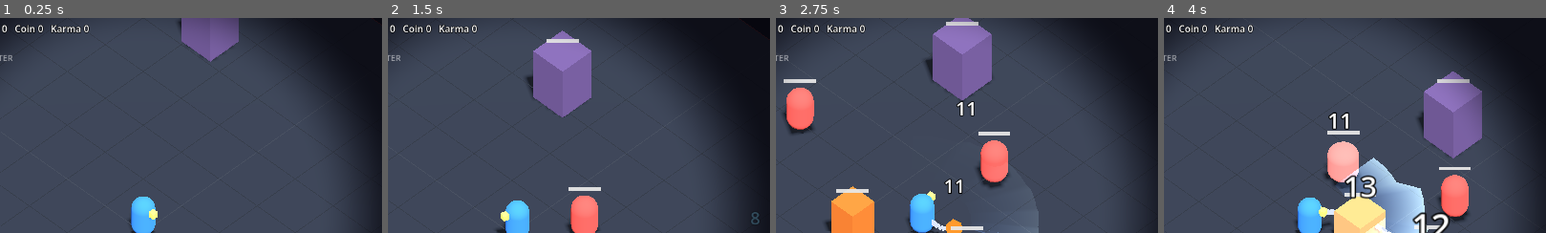
Above: before the commit, frames 1-4 (left to right).
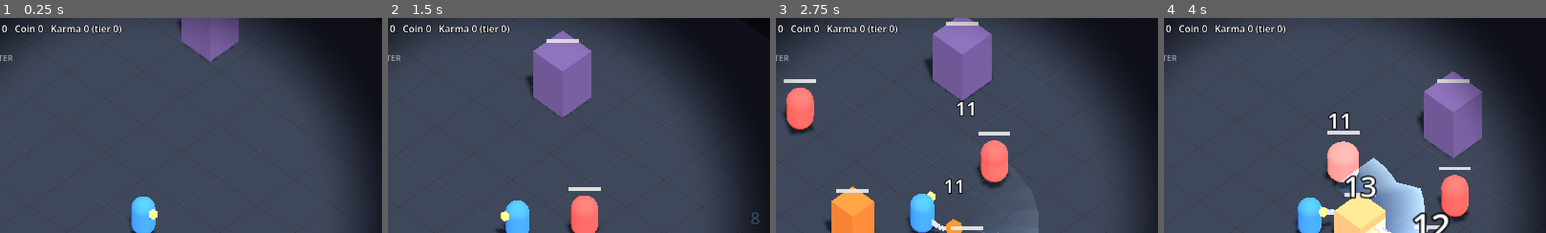
Above: after the commit, the same moments.

Repository: hun100b-dotcom/chasa
Game: Godot game, scene res://main.tscn
The game is run twice, just before and just after one commit, with the same random seed, the same clock (stepped at 60 frames per second) and the same inputs.
Inputs (mouse positions are % of the whole screen's width and height, from its top left):
- Up to frame 1 (0.25 s): no input
- Up to frame 2 (1.5 s): tap Enter at 0.5 s; move the mouse to (72, 45) at 0.52 s; tap Q at 0.6 s; click (72, 45) at 0.67 s; tap Space at 0.77 s; drag from (30, 55) to (45, 70) at 1.27 s
- Up to frame 3 (2.75 s): move the mouse to (60, 28) at 2.02 s; tap R at 2.1 s; click (60, 28) at 2.17 s
- Up to frame 4 (4 s): drag from (45, 70) to (20, 35) at 2.77 s; move the mouse to (80, 65) at 3.52 s; tap E at 3.6 s; click (80, 65) at 3.67 s; tap Space at 3.77 s
The pictures show only the part of the screen within x 31-81%, y 0-50%; the shares and areas given below are measured in that part.

The runs differ from the first frame. In frame 1, 0.2% of the frame differs, in the area x 24-32%, y 3-8%; in frame 2, 0.2%; in frame 3, 0.2%; in frame 4, 0.2%.

Commit message:
P1-015 업 단계 데이터 모델: 단계 함수, K-003 보상 -10% 연결점
Co-Authored-By: Claude Sonnet 5.5 <noreply@anthropic.com>
Claude-Session: https://claude.ai/code/session_01BB6T1zuQ42mEVvoqPBvvxS

Diff:
--- a/godot/config.gd
+++ b/godot/config.gd
@@ -174,7 +174,14 @@
 const PAHON_HITSTOP_FRAMES := 4       # (임시) 폭발 순간 정지
 const PAHON_SHAKE := 0.8              # (임시) 폭발 흔들림
 
+# --- 업(Karma) 누적 효과 (1-5, P1-015) ---
+const KARMA_TIER_1 := 10              # K-002 시작 (10~29): 마을 주민 반응 변화. 🔴수치 미정 → 지금은 단계 표시만
+const KARMA_TIER_2 := 30              # K-003 시작 (30~59): 명부(=넋) 보상 -10%
+const KARMA_TIER_3 := 60              # K-004 시작 (60+): 🔴설계 공백. 지금은 효과 없음(미구현)
+const KARMA_REWARD_PENALTY := 0.10    # K-003 🔴수치 미정(스펙은 -10%만 적혀 있음)
+
 # --- 시야 (밤) ---
+
 const VISION_BASE_RATIO := 0.62       # (임시) 평소 시야 반경 = 화면 세로 × 이 값 (밤이라 가장자리가 어둡다)
 const VISION_EDGE_SOFT := 0.35        # (임시) 시야 경계 번짐 정도
 const MEMORY_TINT := Color("c9a46a")  # (임시) 천도 중 가장자리를 물들이는 '생전 기억' 색 (P1-034 연출 스터디 전 임시)
--- a/godot/main.gd
+++ b/godot/main.gd
@@ -441,7 +441,7 @@
 
 func _update_hud() -> void:
 	_hp_fill.size.x = 176.0 * float(player.hp) / float(Config.PLAYER_MAX_HP)
-	var t := "HP %d   Neok %d   Memory %d   Coin %d   Karma %d" % [player.hp, player.neok, player.memory, player.coin, player.karma]
+	var t := "HP %d   Neok %d   Memory %d   Coin %d   Karma %d (tier %d)" % [player.hp, player.neok, player.memory, player.coin, player.karma, player.karma_tier()]
 	if player.tendo_chain_left > 0.0:
 		t += "   CHAIN x%d (%.1fs)" % [player.tendo_streak, player.tendo_chain_left]
 	_hud.text = t
--- a/godot/player.gd
+++ b/godot/player.gd
@@ -460,6 +460,18 @@
 	# 사슬을 혼에 걸어둔다 (붙잡고 있다는 표시)
 	chain.visible = true
 
+func karma_tier() -> int:
+	# 업 단계: 0 = K-001(0~9), 1 = K-002, 2 = K-003, 3 = K-004 (P1-015)
+	# 왜 숫자 단계로 따로 뽑나? 낮 단서 난이도·보상 감소 등 나중 시스템이 "지금 몇 단계냐"만 물으면 되게.
+	if karma >= Config.KARMA_TIER_3: return 3
+	if karma >= Config.KARMA_TIER_2: return 2
+	if karma >= Config.KARMA_TIER_1: return 1
+	return 0
+
+func reward_mult() -> float:
+	# 보상 배율. K-003(30+)부터 -10%. 천도 보상(넋)에 곱한다
+	return 1.0 - Config.KARMA_REWARD_PENALTY if karma_tier() >= 2 else 1.0
+
 func cast_ratio() -> float:
 	# 시야 연출용: 캐스팅 중이면 1, 아니면 0
 	return 1.0 if state == State.CAST else 0.0
@@ -478,11 +490,12 @@
 	_set_straight_chain(hand, head, 0.15)
 	if cast_t >= cast_total:
 		e.finish("tendo")
-		neok += Config.TENDO_NEOK
+		var gain := roundi(Config.TENDO_NEOK * reward_mult())
+		neok += gain
 		memory += Config.TENDO_MEMORY
 		tendo_streak += 1
 		tendo_chain_left = Config.TENDO_CHAIN_WINDOW
-		numbers.spawn_text(e.get_head_position(), "+%d NEOK" % Config.TENDO_NEOK, Config.MEMORY_TINT)
+		numbers.spawn_text(e.get_head_position(), "+%d NEOK" % gain, Config.MEMORY_TINT)
 		feel.add_shake(0.15)
 		_end_cast()
 
--- a/godot/tests/smoke_test.gd
+++ b/godot/tests/smoke_test.gd
@@ -296,6 +296,18 @@
 	step(3)
 	check(p.state != Player.State.CAST and l.kneeling, "천도 거부, 계속 대기")
 
+	print("[14-2] 업 단계 (P1-015)")
+	var kk := p.karma
+	p.karma = 9
+	check(p.karma_tier() == 0 and p.reward_mult() == 1.0, "업 9 = K-001, 보상 그대로")
+	p.karma = 10
+	check(p.karma_tier() == 1, "업 10 = K-002")
+	p.karma = 30
+	check(p.karma_tier() == 2 and absf(p.reward_mult() - 0.9) < 0.001, "업 30 = K-003, 보상 x0.9")
+	p.karma = 60
+	check(p.karma_tier() == 3, "업 60 = K-004")
+	p.karma = kk
+
 	print("[15] 체력 0 → 판 다시 시작")
 	_reset_player(p)
 	p.hp = 1
Not shown, changed: docs/progress.md
